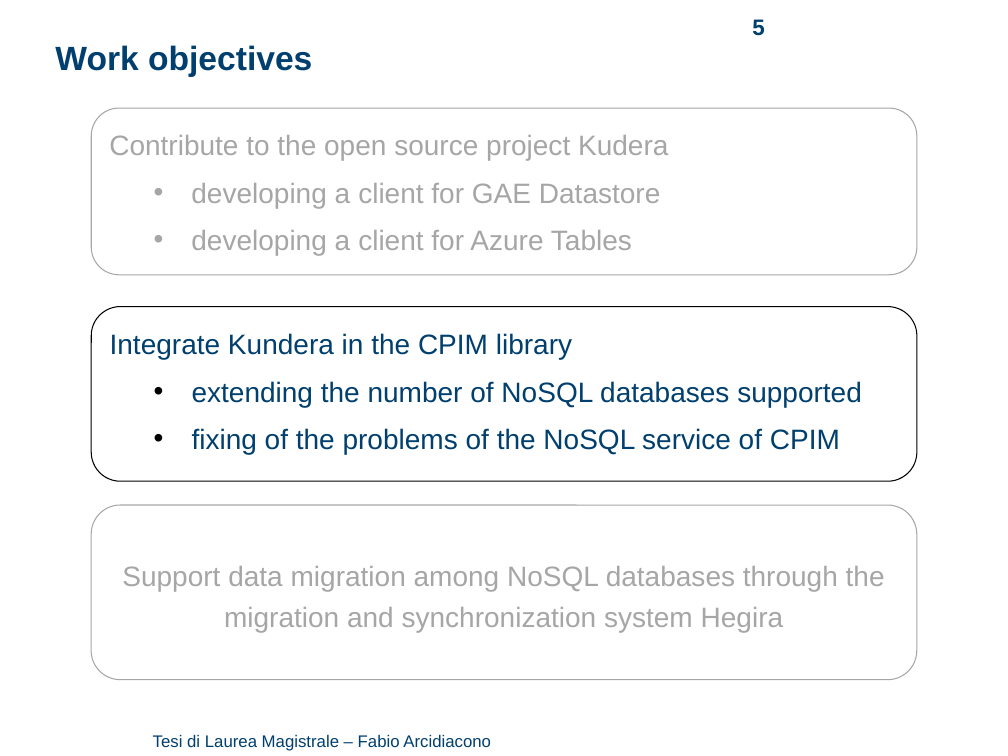
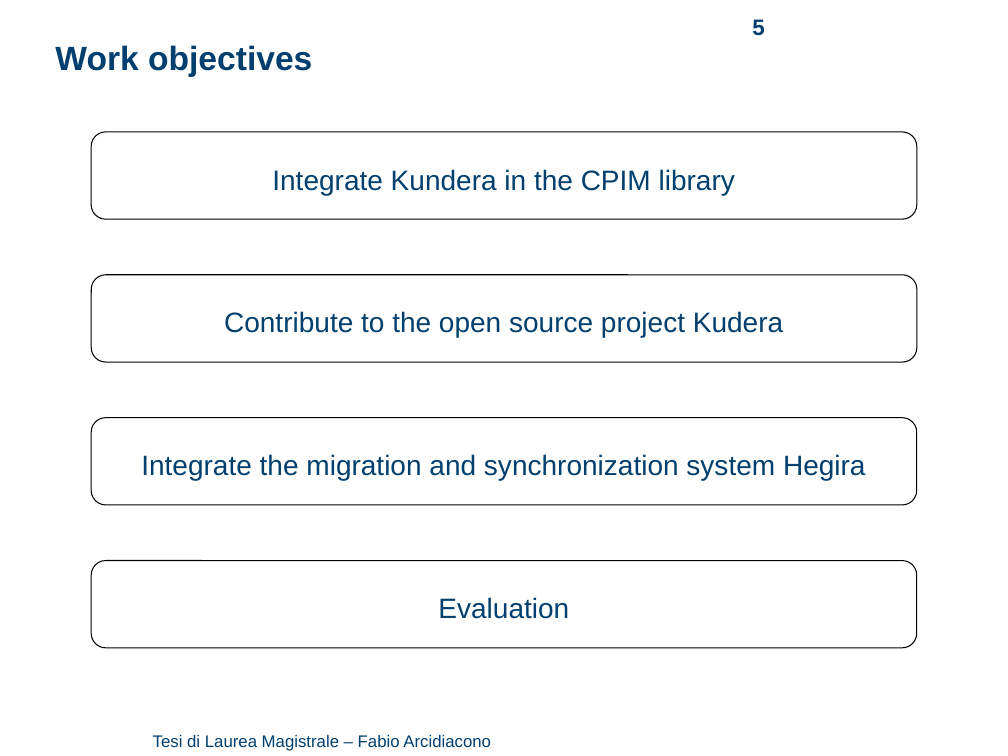
Before and after one commit to arci/thesis, a slide deck: slide 5 of presentation/ThesisPresentation.pptx. Drawn at 1008x756 pixels with LibreOffice and Linux fonts; fonts in the diff are those of the drawing; background and template pictures are left out. Boxes give left, top, right and bottom in pixels: in the first picture for what was removed or moved away, otherwise in the second. Text is boxed around its words. In the diff, an @@ line names an element or a change of style, - is before the commit and + after.

```diff
--- a/presentation/ThesisPresentation.pptx
+++ b/presentation/ThesisPresentation.pptx
@@ rounded rectangle added at [91, 132, 916, 220], fill #FFFFFF, outline #000000 0.75 pt, 20 pt, text #003F6E @@
+Integrate Kundera in the CPIM library
@@ text in rounded rectangle at [191, 183, 660, 255]: paragraphs removed @@
-  • developing a client for GAE Datastore
-  • developing a client for Azure Tables
@@ rounded rectangle "Contribute to the open source ...": place and size @@
-rounded rectangle "Contribute to the open source ..." at [92, 108, 917, 274]
+rounded rectangle "Contribute to the open source ..." at [92, 275, 917, 363]
@@ rounded rectangle "Contribute to the open source ..." at [92, 275, 917, 363]: text colour #A6A6A6 to #003F6E; alignment left to centre; vertical alignment top to middle; outline #A6A6A6 0.75 pt to #000000 0.75 pt @@
@@ rounded rectangle removed at [92, 306, 917, 481] @@
-Integrate Kundera in the CPIM library
-  • extending the number of NoSQL databases supported
-  • fixing of the problems of the NoSQL service of CPIM
@@ rounded rectangle added at [92, 417, 917, 505], fill #FFFFFF, outline #000000 0.75 pt, 20 pt, text #003F6E @@
+Integrate the migration and synchronization system Hegira
@@ rounded rectangle "Evaluation": place and size @@
-rounded rectangle "Evaluation" at [91, 505, 916, 679]
+rounded rectangle "Evaluation" at [92, 560, 917, 648]
@@ rounded rectangle "Evaluation" at [92, 560, 917, 648]: outline #A6A6A6 0.75 pt to #000000 0.75 pt; proportions changed @@
@@ text in rounded rectangle at [438, 597, 569, 619]: text changed; text colour #A6A6A6 to #003F6E @@
-Support data migration among NoSQL databases through the migration and synchronization system Hegira
+Evaluation
```
Also in this commit, not shown: 13 other slides changed, 1 slide added, 1 slide removed, 6 other files.
